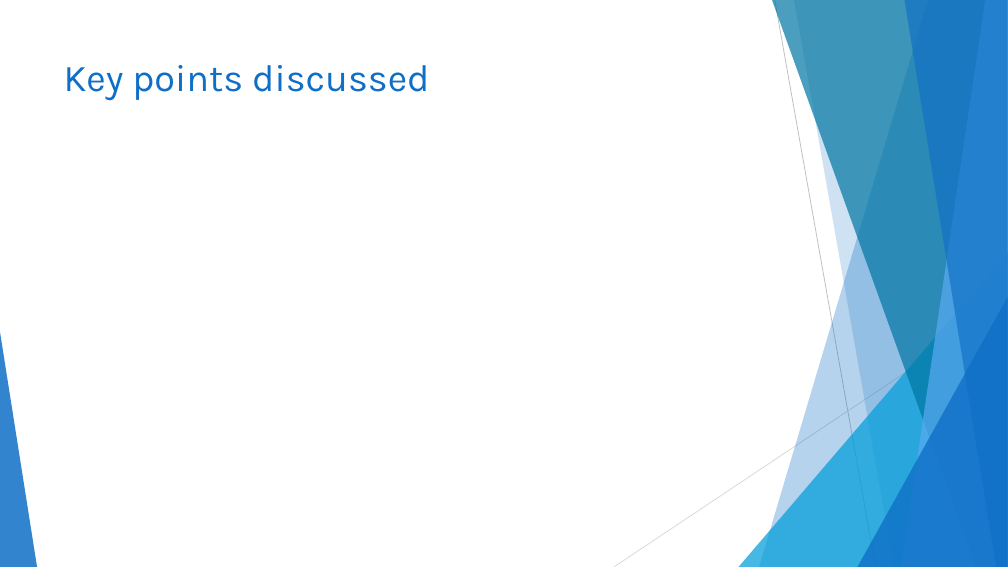
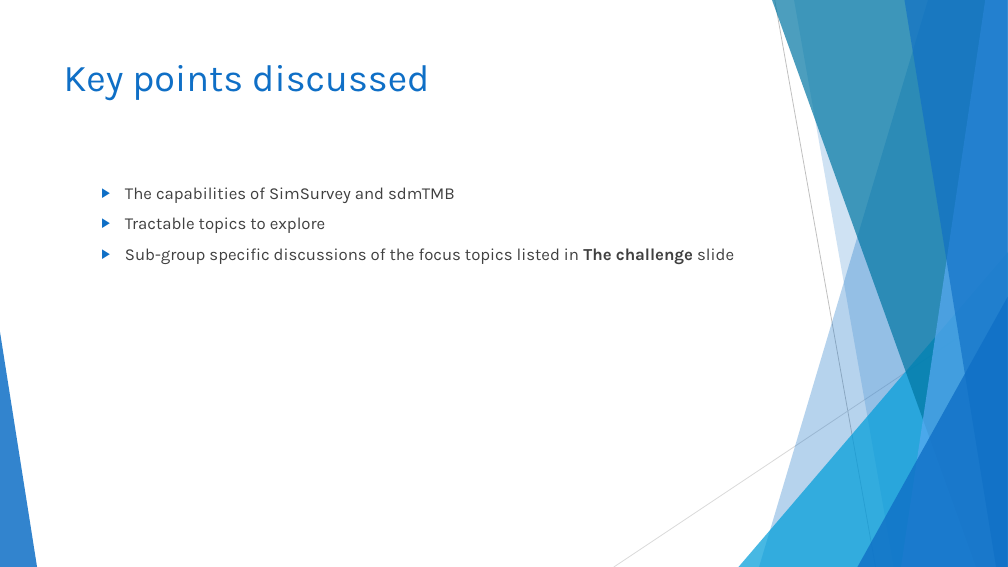
Before and after one commit to TESA-workshops/sim-geostat-survey, a slide deck: slide 6 of report/sim-geostat-survey-report.pptx. Drawn at 1008x567 pixels with LibreOffice and Linux fonts; fonts in the diff are those of the drawing. Boxes give left, top, right and bottom in pixels: in the first picture for what was removed or moved away, otherwise in the second. Text is boxed around its words. In the diff, an @@ line names an element or a change of style, - is before the commit and + after.

```diff
--- a/report/sim-geostat-survey-report.pptx
+++ b/report/sim-geostat-survey-report.pptx
@@ text added at bbox=[125, 187, 734, 264], 16 pt, text #404040 @@
+  ▶ The capabilities of SimSurvey and sdmTMB
+  ▶ Tractable topics to explore
+  ▶ Sub-group specific discussions of the focus topics listed in The challenge slide
```
Also in this commit, not shown: 1 other slide changed, 1 other file.
